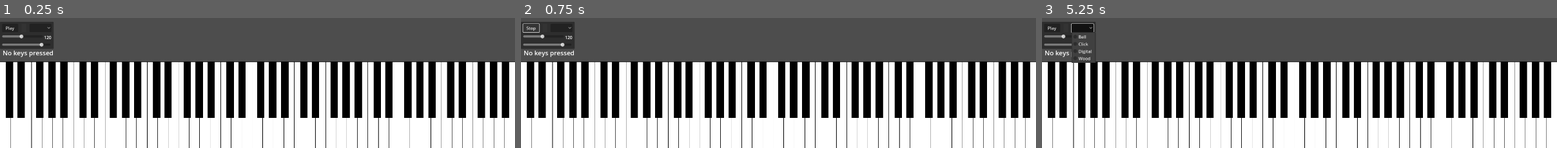
Above: before the commit, frames 1-3 (left to right).
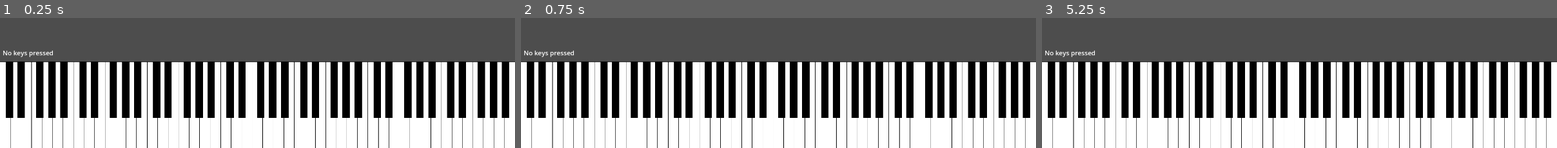
Above: after the commit, the same moments.

Repository: PianoFitness/piano-fitness-app
Game: Godot game, scene res://scenes/piano.tscn
The game is run twice, just before and just after one commit, with the same random seed, the same clock (stepped at 60 frames per second) and the same inputs. The project has no main scene, so this scene is started directly.
Inputs (mouse positions are in pixels of both pictures, inside the frame that each line leads up to):
- Up to frame 1 (0.25 s): no input
- Up to frame 2 (0.75 s): click (531, 28) at 0.5 s, where only the run before the commit has a clickable "Play"
- Up to frame 3 (5.25 s): click (1052, 28) at 1.25 s, where only the run before the commit has a clickable "Stop"; click (1052, 28) at 2 s, where only the run before the commit has a clickable "Play"; click (1052, 28) at 2.75 s, where only the run before the commit has a clickable "Stop"; click (1052, 28) at 3.5 s, where only the run before the commit has a clickable "Play"; click (1052, 28) at 4.25 s, where only the run before the commit has a clickable "Stop"; click (1083, 28) at 5.02 s

The runs differ from the first frame. In frame 1, 2.1% of the frame differs, in the area x 0-11%, y 2-24%; in frame 2, 1.9%; in frame 3, 1.9%.

Commit message:
Improve metronome

Diff:
--- a/app/scenes/metronome.gd
+++ b/app/scenes/metronome.gd
@@ -5,35 +5,70 @@
 const MIN_BPM = 40
 const MAX_BPM = 208
 const SECONDS_PER_MINUTE = 60.0
+const BEATS_PER_BAR = 4
 
-var bpm: float = 120.0
+const SOUNDS = {
+	"bell": preload("res://assets/sound/bell.wav"),
+	"click": preload("res://assets/sound/click.wav"),
+	"digital": preload("res://assets/sound/digital.wav"),
+	"wood": preload("res://assets/sound/wood.wav")
+}
+
+const COLORS = {
+	"accent": Color(0.4, 0.7, 1.0),
+	"normal": Color(0.3, 0.5, 0.8),
+	"inactive": Color(0.2, 0.2, 0.2)
+}
+
+const DEFAULT_SETTINGS = {
+	"bpm": 120.0,
+	"volume_db": -6.0,
+	"sound": "digital"
+}
+
+var sound_players: Dictionary = {}
 var is_playing: bool = false
-var current_beat: int = 0
+var current_beat: int = -1
 var time_since_last_beat: float = 0.0
 var beat_interval: float
-var volume_db: float = -6.0
-var current_sound: String = "digital"
+var bpm: float = DEFAULT_SETTINGS.bpm
+var volume_db: float = DEFAULT_SETTINGS.volume_db
+var current_sound: String = DEFAULT_SETTINGS.sound
 
-var sound_players: Dictionary = {}
+@onready var ui = {
+	"play_button": %PlayButton,
+	"sound_option": %SoundOption,
+	"tempo_slider": %TempoSlider,
+	"tempo_label": %TempoLabel,
+	"volume_slider": %VolumeSlider,
+	"beat_indicator": %BeatIndicator
+}
 
 func _ready():
+	setup_sound_players()
+	setup_ui()
 	update_beat_interval()
-	setup_sound_players()
-	connect_signals()
 
 func setup_sound_players():
-	var players_node = $AudioPlayers
-	for child in players_node.get_children():
-		var sound_name = child.name.to_lower().replace("player", "")
-		sound_players[sound_name] = child
+	for sound_name in SOUNDS:
+		var player = AudioStreamPlayer.new()
+		player.stream = SOUNDS[sound_name]
+		player.bus = "Metronome"
+		$AudioPlayers.add_child(player)
+		sound_players[sound_name] = player
 
-func connect_signals():
-	var ui_root = $MarginContainer/VBox
+func setup_ui():
+	ui.play_button.pressed.connect(_on_play_button_pressed)
+	ui.sound_option.item_selected.connect(_on_sound_selected)
+	ui.tempo_slider.value_changed.connect(_on_tempo_changed)
+	ui.volume_slider.value_changed.connect(_on_volume_changed)
 
-	ui_root.get_node("TopRow/PlayButton").pressed.connect(_on_play_button_pressed)
-	ui_root.get_node("TopRow/SoundOption").item_selected.connect(_on_sound_selected)
-	ui_root.get_node("TempoContainer/TempoSlider").value_changed.connect(_on_tempo_changed)
-	ui_root.get_node("VolumeContainer/VolumeSlider").value_changed.connect(_on_volume_changed)
+	for sound_name in SOUNDS.keys():
+		ui.sound_option.add_item(sound_name.capitalize())
+
+	ui.sound_option.selected = SOUNDS.keys().find(DEFAULT_SETTINGS.sound)
+	ui.tempo_slider.value = DEFAULT_SETTINGS.bpm
+	ui.volume_slider.value = DEFAULT_SETTINGS.volume_db
 
 func _process(delta):
 	if is_playing:
@@ -46,32 +81,31 @@
 	beat_interval = SECONDS_PER_MINUTE / bpm
 
 func play_beat():
-	current_beat = (current_beat + 1) % 4
+	current_beat = (current_beat + 1) % BEATS_PER_BAR
 	var player = sound_players[current_sound]
 	player.volume_db = volume_db
 	player.play()
+
+	ui.beat_indicator.color = COLORS.accent if current_beat == 0 else COLORS.normal
+	create_tween().tween_property(ui.beat_indicator, "color", COLORS.inactive, 0.1)
+
 	emit_signal("beat_played", current_beat)
-
-	var indicator = $MarginContainer/VBox/TopRow/BeatIndicator
-	indicator.color = Color(0.4, 0.7, 1.0) if current_beat == 0 else Color(0.3, 0.5, 0.8)
-	create_tween().tween_property(indicator, "color", Color(0.2, 0.2, 0.2), 0.1)
 
 func _on_play_button_pressed():
 	if is_playing:
 		stop()
-		$MarginContainer/VBox/TopRow/PlayButton.text = "Play"
+		ui.play_button.text = "Play"
 	else:
 		start()
-		$MarginContainer/VBox/TopRow/PlayButton.text = "Stop"
+		ui.play_button.text = "Stop"
 
 func _on_sound_selected(idx: int):
-	var sounds = ["bell", "click", "digital", "wood"]
-	current_sound = sounds[idx]
+	current_sound = SOUNDS.keys()[idx]
 
 func _on_tempo_changed(value: float):
 	bpm = value
 	update_beat_interval()
-	$MarginContainer/VBox/TempoContainer/TempoLabel.text = str(int(value))
+	ui.tempo_label.text = str(int(value))
 
 func _on_volume_changed(value: float):
 	volume_db = value
--- a/app/scenes/metronome.tscn
+++ b/app/scenes/metronome.tscn
@@ -1,100 +1,94 @@
-[gd_scene load_steps=6 format=3 uid="uid://qnn08ykran7h"]
+[gd_scene load_steps=2 format=3 uid="uid://qnn08ykran7h"]
 
 [ext_resource type="Script" path="res://scenes/metronome.gd" id="1_m4k2l"]
-[ext_resource type="AudioStream" uid="uid://crqqgnqeton06" path="res://assets/sound/wood.wav" id="2_0o34l"]
-[ext_resource type="AudioStream" uid="uid://7imd0reh7i2h" path="res://assets/sound/click.wav" id="2_8uprq"]
-[ext_resource type="AudioStream" uid="uid://p5vc1at61fw6" path="res://assets/sound/bell.wav" id="3_eh2d5"]
-[ext_resource type="AudioStream" uid="uid://ch513gii8byda" path="res://assets/sound/digital.wav" id="4_yj8u2"]
 
 [node name="Metronome" type="PanelContainer"]
-anchors_preset = 2
+anchors_preset = 3
+anchor_left = 1.0
 anchor_top = 1.0
+anchor_right = 1.0
 anchor_bottom = 1.0
-offset_top = -140.0
-offset_right = 200.0
-offset_bottom = -40.0
+offset_left = -400.0
+offset_top = -250.0
+grow_horizontal = 0
 grow_vertical = 0
 script = ExtResource("1_m4k2l")
 
 [node name="AudioPlayers" type="Node" parent="."]
 
-[node name="BellPlayer" type="AudioStreamPlayer" parent="AudioPlayers"]
-stream = ExtResource("3_eh2d5")
-bus = &"Metronome"
-
-[node name="ClickPlayer" type="AudioStreamPlayer" parent="AudioPlayers"]
-stream = ExtResource("2_8uprq")
-bus = &"Metronome"
-
-[node name="DigitalPlayer" type="AudioStreamPlayer" parent="AudioPlayers"]
-stream = ExtResource("4_yj8u2")
-bus = &"Metronome"
-
-[node name="WoodPlayer" type="AudioStreamPlayer" parent="AudioPlayers"]
-stream = ExtResource("2_0o34l")
-bus = &"Metronome"
-
 [node name="MarginContainer" type="MarginContainer" parent="."]
 layout_mode = 2
-theme_override_constants/margin_left = 8
-theme_override_constants/margin_top = 8
-theme_override_constants/margin_right = 8
-theme_override_constants/margin_bottom = 8
+theme_override_constants/margin_left = 16
+theme_override_constants/margin_top = 16
+theme_override_constants/margin_right = 16
+theme_override_constants/margin_bottom = 16
 
 [node name="VBox" type="VBoxContainer" parent="MarginContainer"]
 layout_mode = 2
-theme_override_constants/separation = 8
+theme_override_constants/separation = 16
 
 [node name="TopRow" type="HBoxContainer" parent="MarginContainer/VBox"]
 layout_mode = 2
+theme_override_constants/separation = 16
 
 [node name="PlayButton" type="Button" parent="MarginContainer/VBox/TopRow"]
-custom_minimum_size = Vector2(60, 0)
+unique_name_in_owner = true
+custom_minimum_size = Vector2(100, 60)
 layout_mode = 2
+theme_override_font_sizes/font_size = 24
 text = "Play"
 
 [node name="BeatIndicator" type="ColorRect" parent="MarginContainer/VBox/TopRow"]
-custom_minimum_size = Vector2(16, 16)
+unique_name_in_owner = true
+custom_minimum_size = Vector2(40, 40)
 layout_mode = 2
 size_flags_horizontal = 6
 color = Color(0.2, 0.2, 0.2, 1)
 
 [node name="SoundOption" type="OptionButton" parent="MarginContainer/VBox/TopRow"]
+unique_name_in_owner = true
 layout_mode = 2
 size_flags_horizontal = 3
-item_count = 4
-popup/item_0/text = "Bell"
-popup/item_0/id = 1
-popup/item_1/text = "Click"
-popup/item_2/text = "Digital"
-popup/item_2/id = 3
-popup/item_3/text = "Wood"
-popup/item_3/id = 2
+theme_override_font_sizes/font_size = 20
 
-[node name="TempoContainer" type="HBoxContainer" parent="MarginContainer/VBox"]
+[node name="TempoControls" type="VBoxContainer" parent="MarginContainer/VBox"]
 layout_mode = 2
 
-[node name="TempoSlider" type="HSlider" parent="MarginContainer/VBox/TempoContainer"]
+[node name="TempoButtons" type="HBoxContainer" parent="MarginContainer/VBox/TempoControls"]
+layout_mode = 2
+alignment = 1
+
+[node name="TempoLabel" type="Label" parent="MarginContainer/VBox/TempoControls/TempoButtons"]
+unique_name_in_owner = true
+custom_minimum_size = Vector2(120, 0)
+layout_mode = 2
+theme_override_font_sizes/font_size = 32
+text = "120"
+horizontal_alignment = 1
+
+[node name="TempoSlider" type="HSlider" parent="MarginContainer/VBox/TempoControls"]
+unique_name_in_owner = true
 layout_mode = 2
 size_flags_horizontal = 3
+theme_override_constants/grabber_offset = 0
 min_value = 40.0
 max_value = 208.0
 value = 120.0
 
-[node name="TempoLabel" type="Label" parent="MarginContainer/VBox/TempoContainer"]
-layout_mode = 2
-text = "120"
-
 [node name="VolumeContainer" type="HBoxContainer" parent="MarginContainer/VBox"]
 layout_mode = 2
+theme_override_constants/separation = 16
+
+[node name="VolumeIcon" type="TextureRect" parent="MarginContainer/VBox/VolumeContainer"]
+custom_minimum_size = Vector2(32, 32)
+layout_mode = 2
+expand_mode = 2
 
 [node name="VolumeSlider" type="HSlider" parent="MarginContainer/VBox/VolumeContainer"]
+unique_name_in_owner = true
 layout_mode = 2
 size_flags_horizontal = 3
+size_flags_vertical = 4
 min_value = -40.0
 max_value = 0.0
 value = -6.0
-
-[node name="VolumeIcon" type="TextureRect" parent="MarginContainer/VBox/VolumeContainer"]
-layout_mode = 2
-expand_mode = 2
